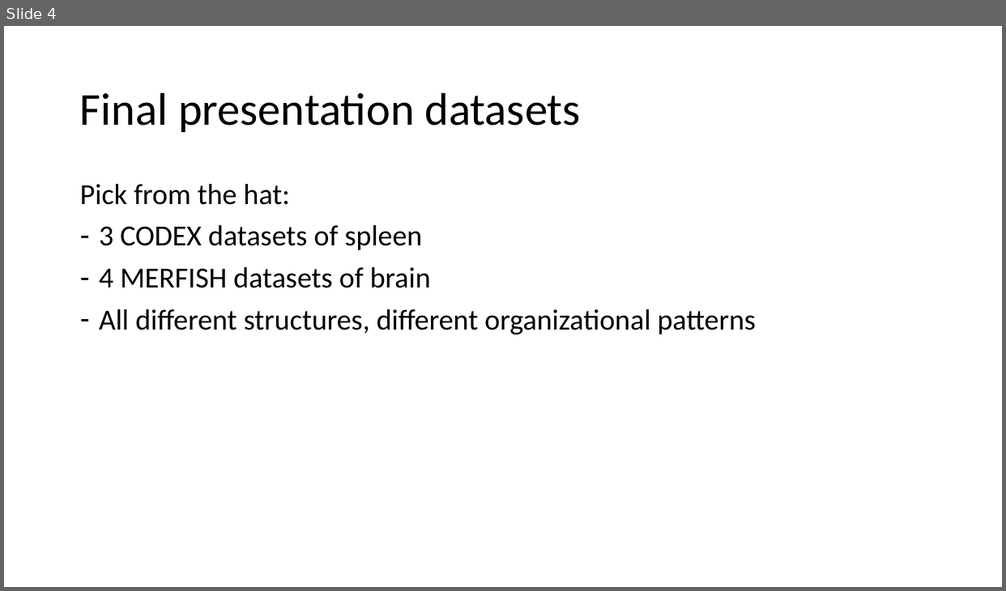
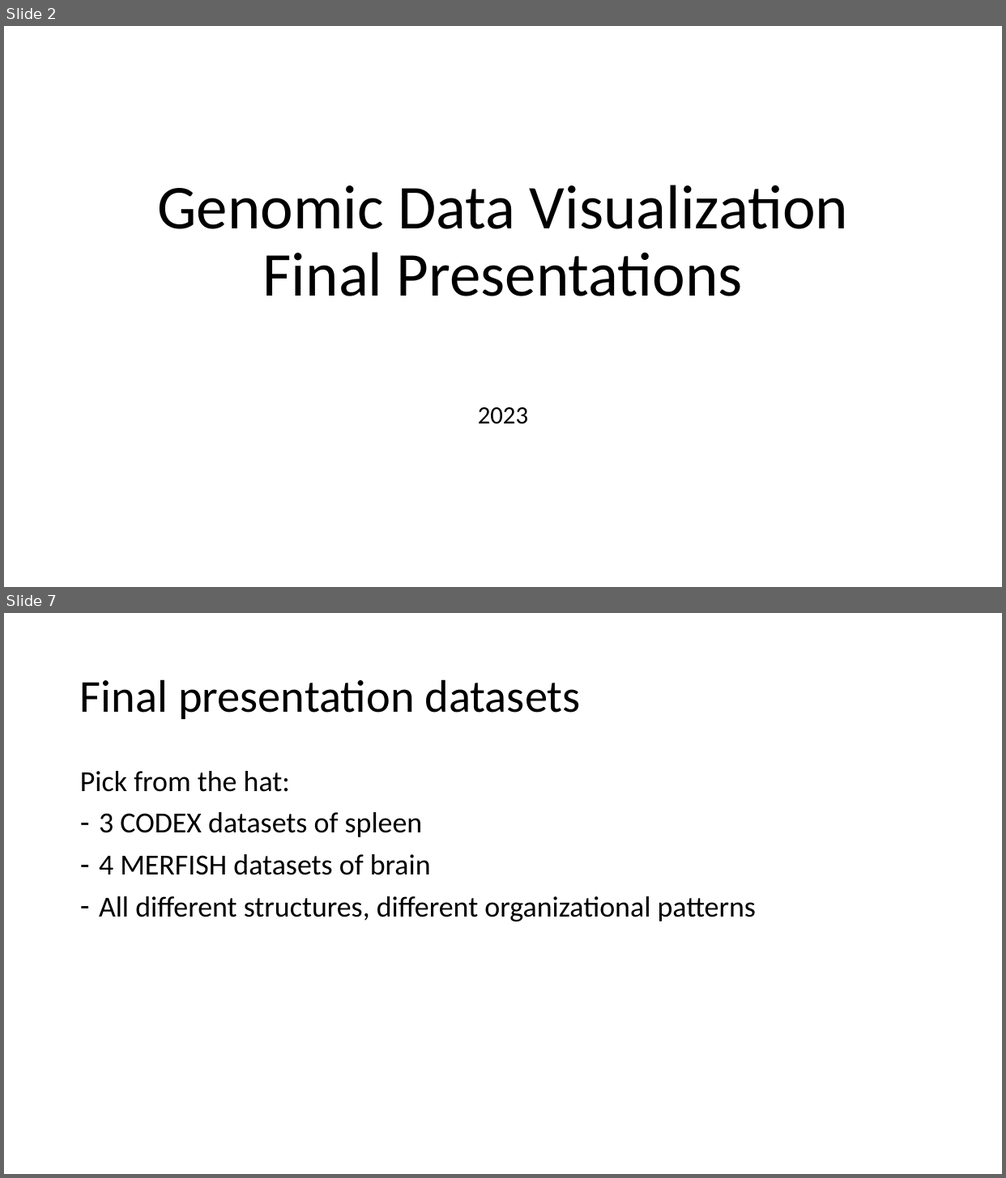
Before and after one commit to JEFworks-Lab/genomic-data-visualization-2023, a slide deck: resources/hw/genomic-data-visualization-final.pptx. Shown one above the other, each under a label of ours: slide 4 before the commit, slides 2 and 7 after it; the slides between them are not shown. The pictures are 1006x591 and 1006x1178 pixels, drawn with LibreOffice and Linux fonts; fonts in the diff are those of the drawing. Boxes give left, top, right and bottom in pixels: in the first picture for what was removed or moved away, otherwise in the second. Text is boxed around its words. In the diff, an @@ line names an element or a change of style, - is before the commit and + after.

```diff
--- a/resources/hw/genomic-data-visualization-final.pptx
+++ b/resources/hw/genomic-data-visualization-final.pptx
@@ slide 2 added at <box>4,26,1002,587</box>, background #FFFFFF @@
@@ title added at <box>157,185,848,297</box>, 60 pt, text #000000 @@
+Genomic Data Visualization
+Final Presentations
@@ subtitle added at <box>478,408,528,425</box>, 24 pt, text #000000 @@
+2023
@@ what was slide 4 is now slide 7 @@
```
Also in this commit, not shown: 3 slides changed, 2 other slides added, 2 other files.
